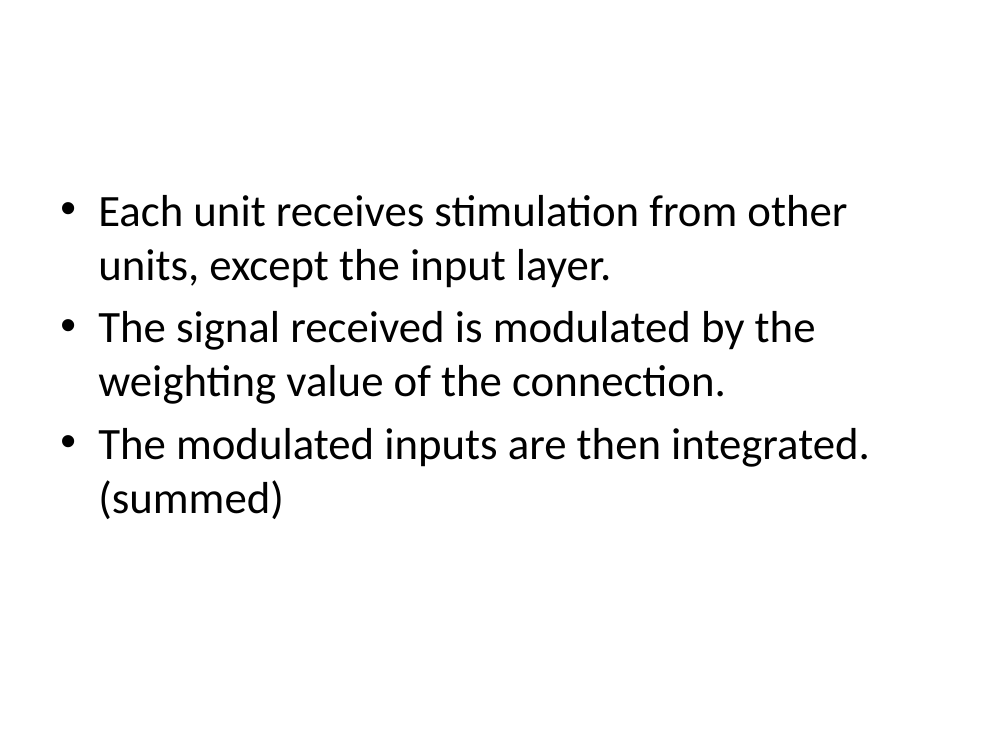
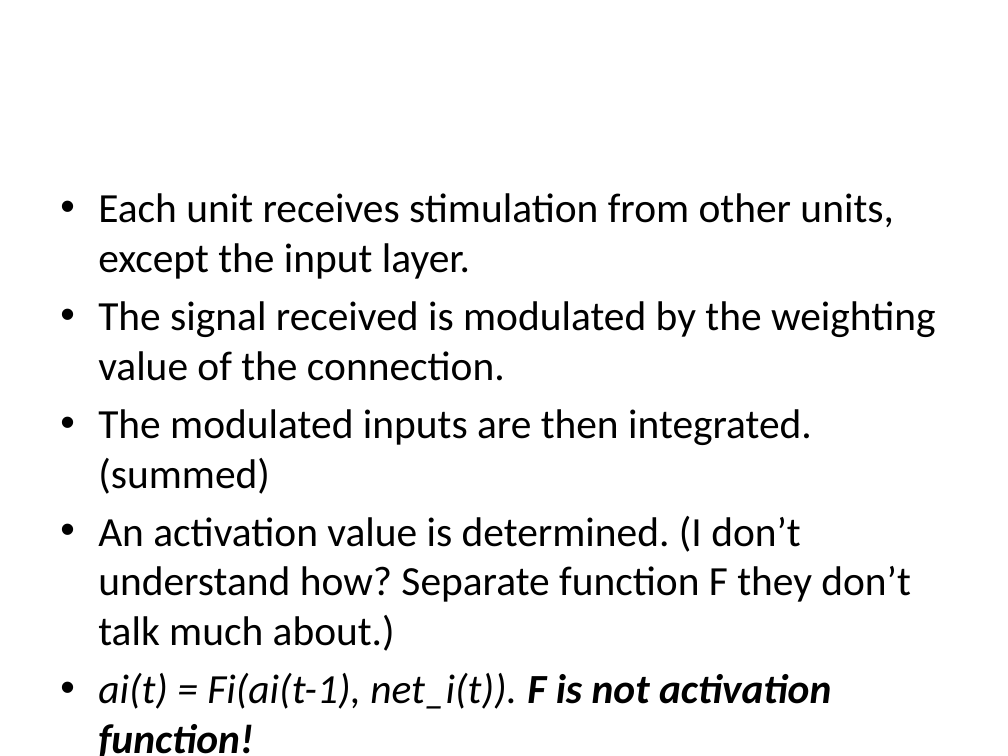
Before and after one commit to edvelezg/unb-nn, a slide deck: slide 6 of Neural Networks.pptx. Drawn at 1008x756 pixels with LibreOffice and Linux fonts; fonts in the diff are those of the drawing. Boxes give left, top, right and bottom in pixels: in the first picture for what was removed or moved away, otherwise in the second. Text is boxed around its words. In the diff, an @@ line names an element or a change of style, - is before the commit and + after.

```diff
--- a/Neural Networks.pptx
+++ b/Neural Networks.pptx
@@ text at [98,193,936,494]: size 32 to 29.6 pt in "Each unit receives stimulation from other units, ...", "The signal received is modulated by the ...", "The modulated inputs are then integrated. (summed)" @@
@@ text at [98,516,911,756]: paragraphs added @@
+• An activation value is determined. (I don’t understand how? Separate function F they don’t talk much about.)
+• ai(t) = Fi(ai(t-1), net_i(t)). F is not activation function!
```
Also in this commit, not shown: 7 other slides changed, 3 slides added, 1 slide removed.
